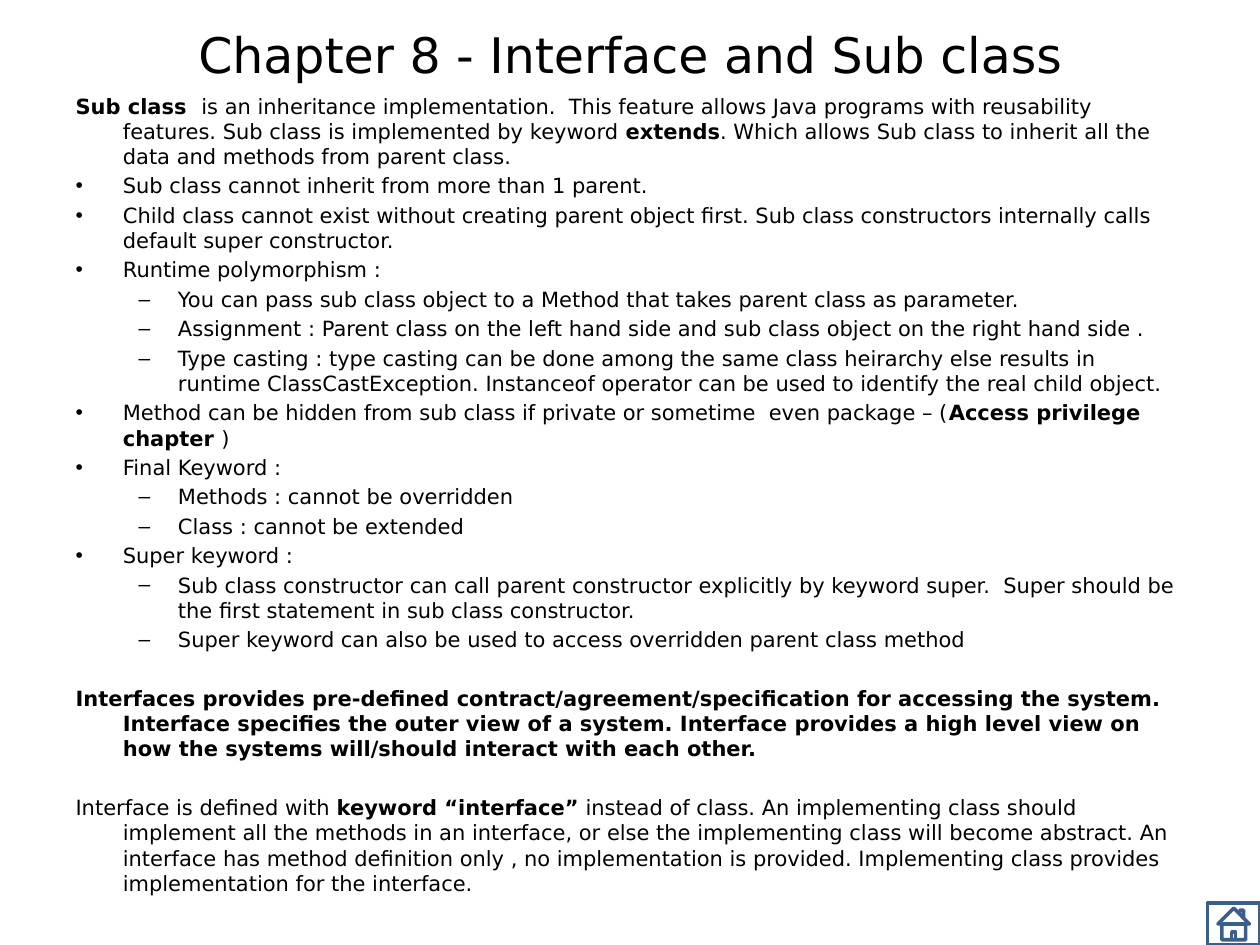
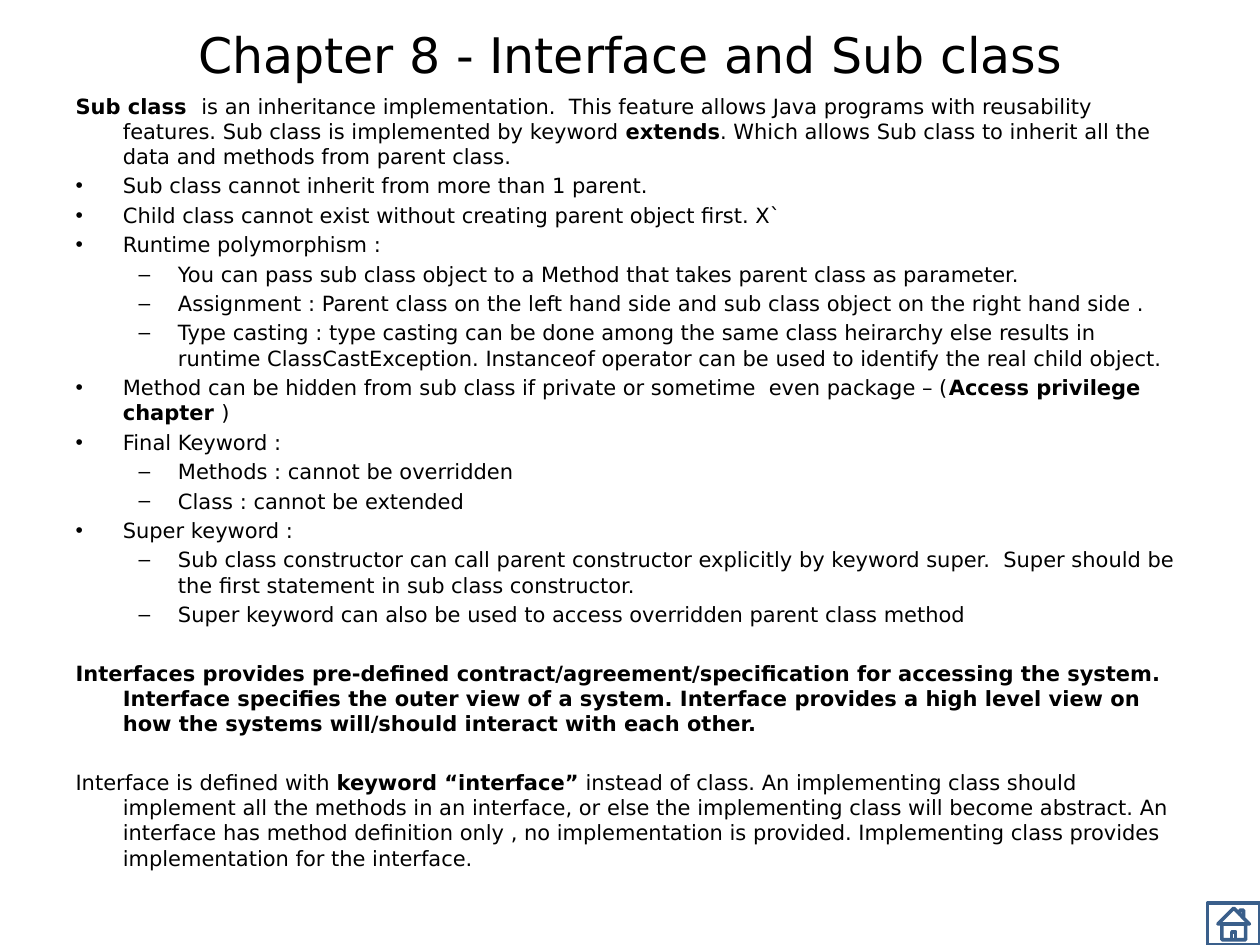
Before and after one commit to thinkcodegravity/javamar, a slide deck: slide 31 of Java_st.pptx. Drawn at 1260x945 pixels with LibreOffice and Linux fonts; fonts in the diff are those of the drawing. Boxes give left, top, right and bottom in pixels: in the first picture for what was removed or moved away, otherwise in the second. Text is boxed around its words. In the diff, an @@ line names an element or a change of style, - is before the commit and + after.

Commit message:
constructor interface sub class

```diff
--- a/Java_st.pptx
+++ b/Java_st.pptx
@@ text at (123, 206, 780, 228): text changed @@
-• Child class cannot exist without creating parent object first. Sub class constructors internally calls default super constructor.
+• Child class cannot exist without creating parent object first. X`
```
Also in this commit, not shown: 14 other files.
